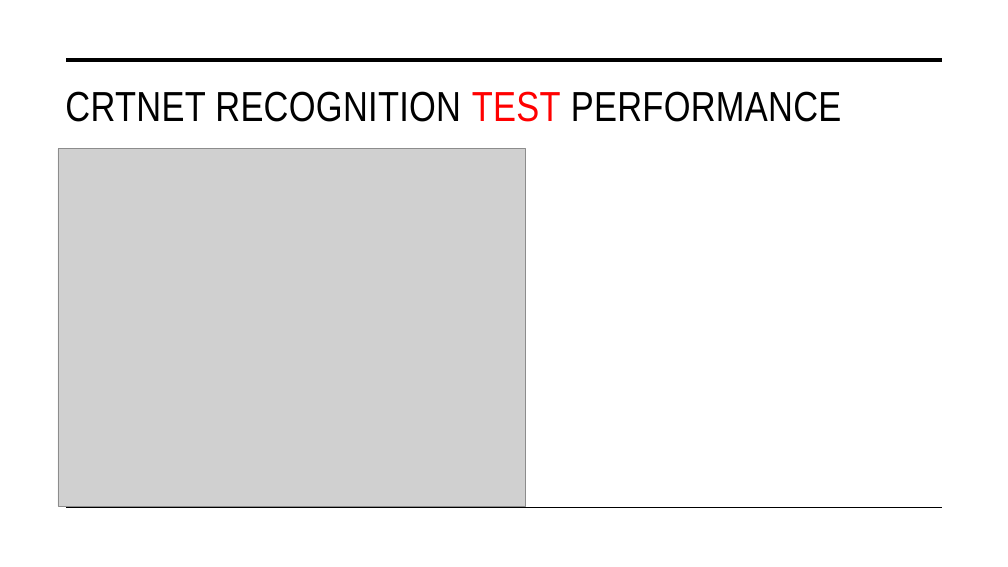
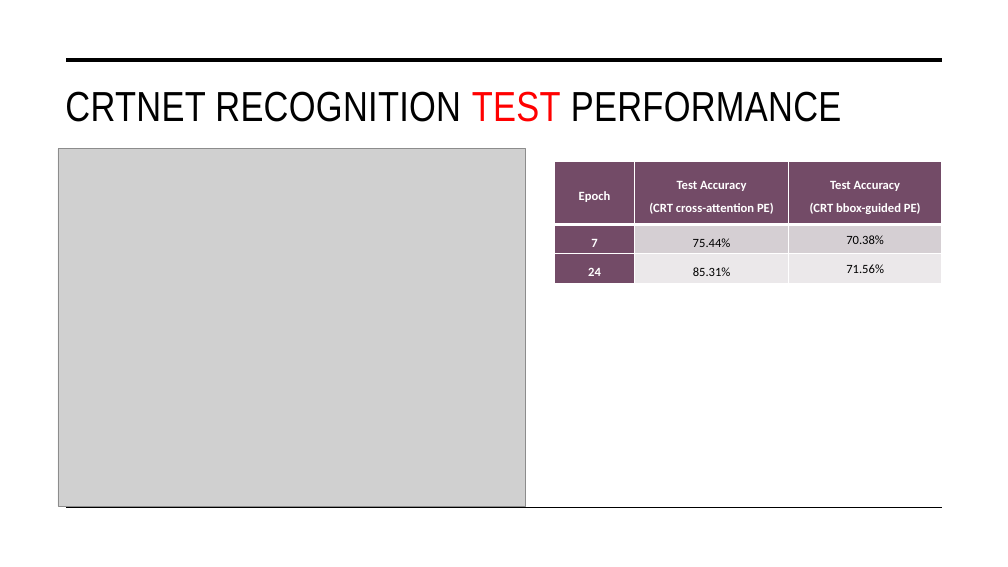
Before and after one commit to tuanisworkingonsomeprojects/TCT-visual-search, a slide deck: slide 42 of Presentation/FYP_NguyenTuan_Presentation.pptx. Drawn at 1008x567 pixels with LibreOffice and Linux fonts; fonts in the diff are those of the drawing; grey boxes stand for pictures. Boxes give left, top, right and bottom in pixels: in the first picture for what was removed or moved away, otherwise in the second. Text is boxed around its words. In the diff, an @@ line names an element or a change of style, - is before the commit and + after.

```diff
--- a/Presentation/FYP_NguyenTuan_Presentation.pptx
+++ b/Presentation/FYP_NguyenTuan_Presentation.pptx
@@ table added at [554,161,942,284], 3 rows, 3 columns @@
+Epoch | Test Accuracy / (CRT cross-attention PE) | Test Accuracy / (CRT bbox-guided PE)
+7 | 75.44% | 70.38%
+24 | 85.31% | 71.56%
```
Also in this commit, not shown: 1 other slide changed, 2 slides added, 5 other files.
